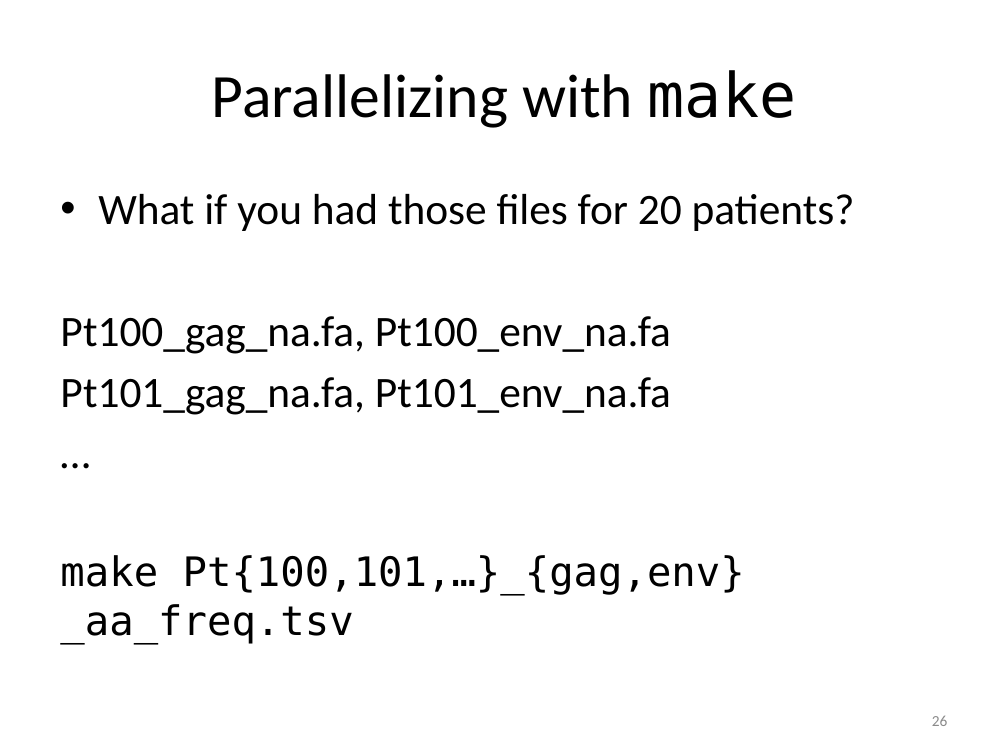
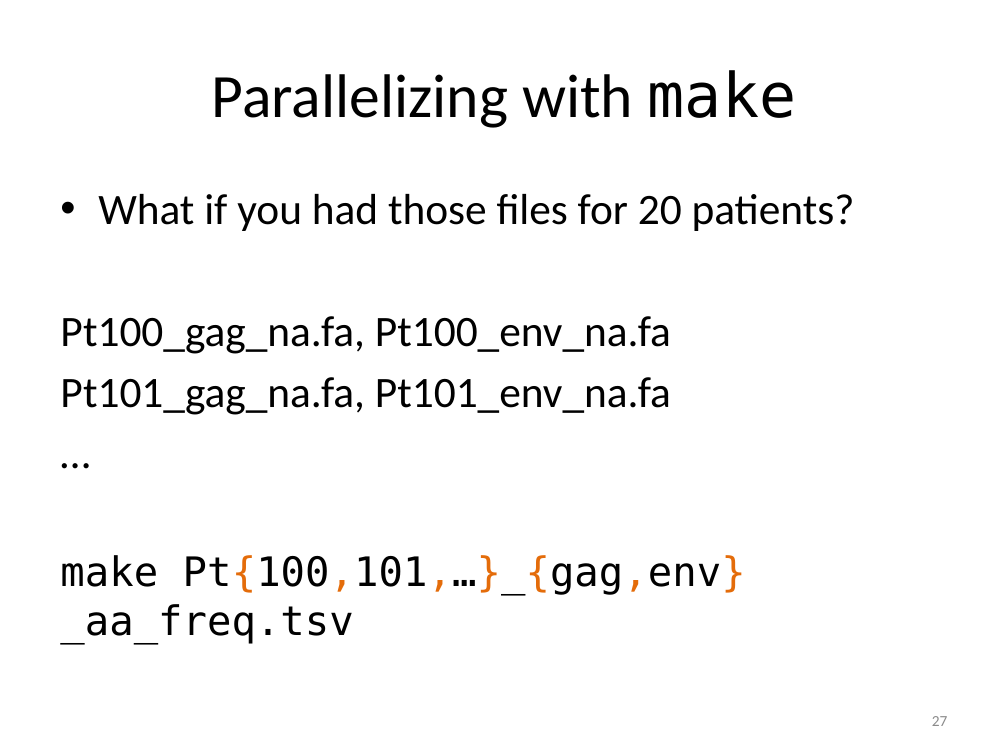
Before and after one commit to tsibley/Workflows-and-Parallel-Processing, a slide deck: slide 27 of CBG-2014-05-21.pptx (slide 26 before the commit). Drawn at 1008x756 pixels with LibreOffice and Linux fonts; fonts in the diff are those of the drawing. Boxes give left, top, right and bottom in pixels: in the first picture for what was removed or moved away, otherwise in the second. Text is boxed around its words. In the diff, an @@ line names an element or a change of style, - is before the commit and + after.

Commit message:
MOAR color

```diff
--- a/CBG-2014-05-21.pptx
+++ b/CBG-2014-05-21.pptx
@@ text at [60, 555, 746, 643]: text colour #000000 to #E46C0A in "Pt{100,101,…}_{gag,env}_aa_freq.tsv" @@
@@ page number at [932, 716, 948, 726]: text changed @@
-26
+27
```
Also in this commit, not shown: 3 other slides changed, 1 slide added.
